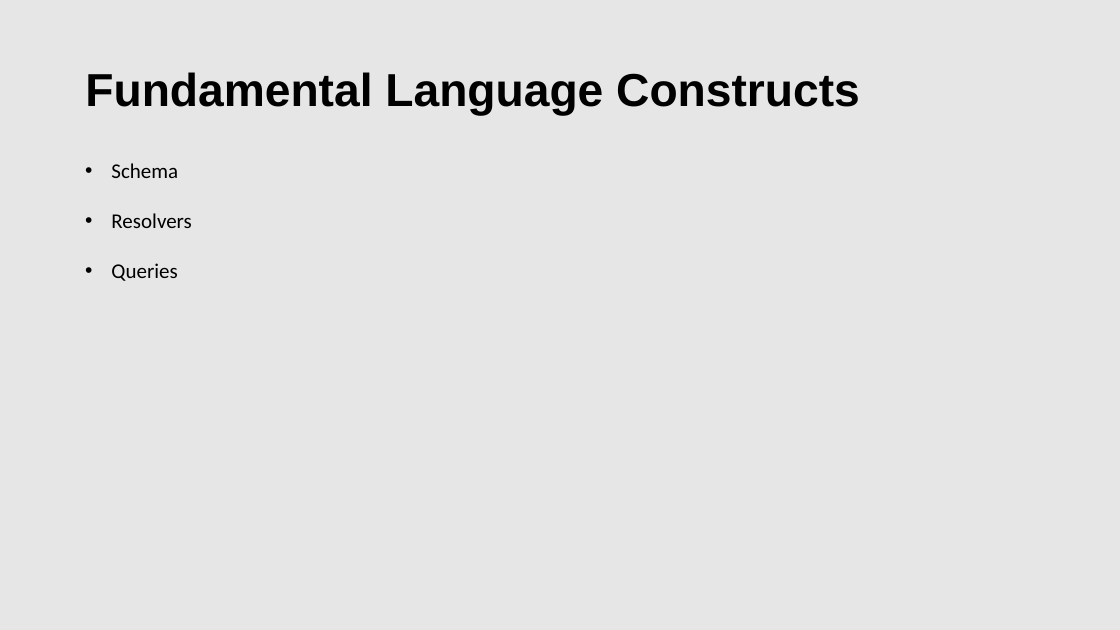
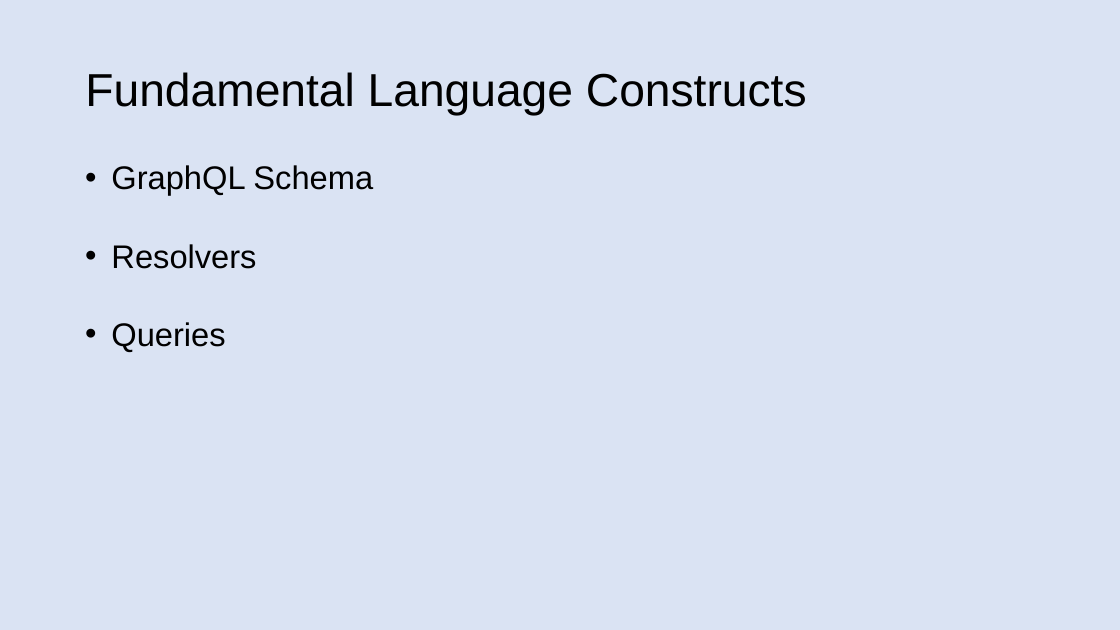
Before and after one commit to patelg123/graphql-presentation, a slide deck: slide 8 of current.pptx (slide 10 before the commit). Drawn at 1120x630 pixels with LibreOffice and Linux fonts; fonts in the diff are those of the drawing. Boxes give left, top, right and bottom in pixels: in the first picture for what was removed or moved away, otherwise in the second. Text is boxed around its words. In the diff, an @@ line names an element or a change of style, - is before the commit and + after.

```diff
--- a/current.pptx
+++ b/current.pptx
@@ background #E7E6E6 to #DAE3F3 @@
@@ title "Fundamental Language Constructs" at <box>85,72,807,116</box>: bold off @@
@@ text at <box>111,165,373,195</box>: text changed; size 18 to 28 pt; font Calibri to Arial @@
-• Schema
+• GraphQL Schema
@@ text at <box>111,244,256,352</box>: size 18 to 28 pt, font Calibri to Arial in "Resolvers", "Queries" @@
```
Also in this commit, not shown: 23 other slides changed, 9 slides added, 6 slides removed, 2 other files.
